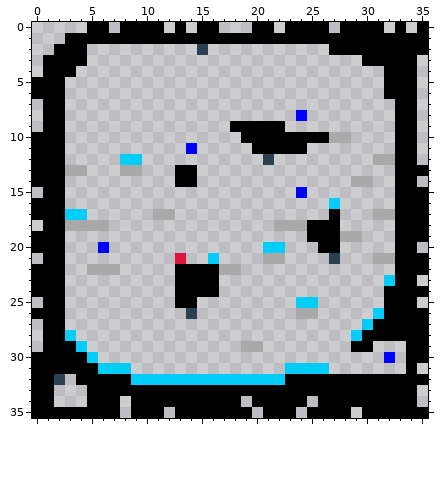
File history of a pixel-art sprite, AridArnold/Content/Campaigns/MainCampaign/Levels/0303.png. This is how it looked before the edit.
The file is 36x36 pixels.
And afterwards:
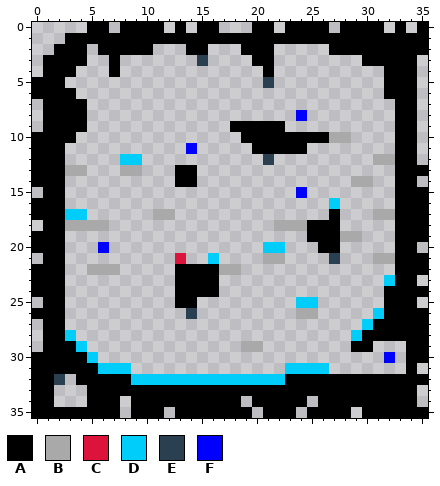
Palette (. is transparent): A #000000  B #a9a9a9  C #dc143c  D #00cdf9  E #2a3f50  F #0000ff
Difference:
{"y":2,"x":6,"old":".....","new":"AAAAA"}
{"y":2,"x":14,"old":".E","new":"AA"}
{"y":2,"x":19,"old":"...","new":"AAA"}
{"y":3,"x":7,"old":".","new":"A"}
{"y":3,"x":15,"old":".","new":"E"}
{"y":3,"x":20,"old":"..","new":"AA"}
{"y":4,"x":7,"old":".","new":"A"}
{"y":4,"x":21,"old":".","new":"A"}
{"y":5,"x":21,"old":".","new":"E"}
{"y":6,"x":3,"old":".","new":"A"}
{"y":7,"x":3,"old":"..","new":"AA"}
{"y":8,"x":3,"old":"..","new":"AA"}
{"y":9,"x":3,"old":"..","new":"AA"}
{"y":10,"x":3,"old":".","new":"A"}
